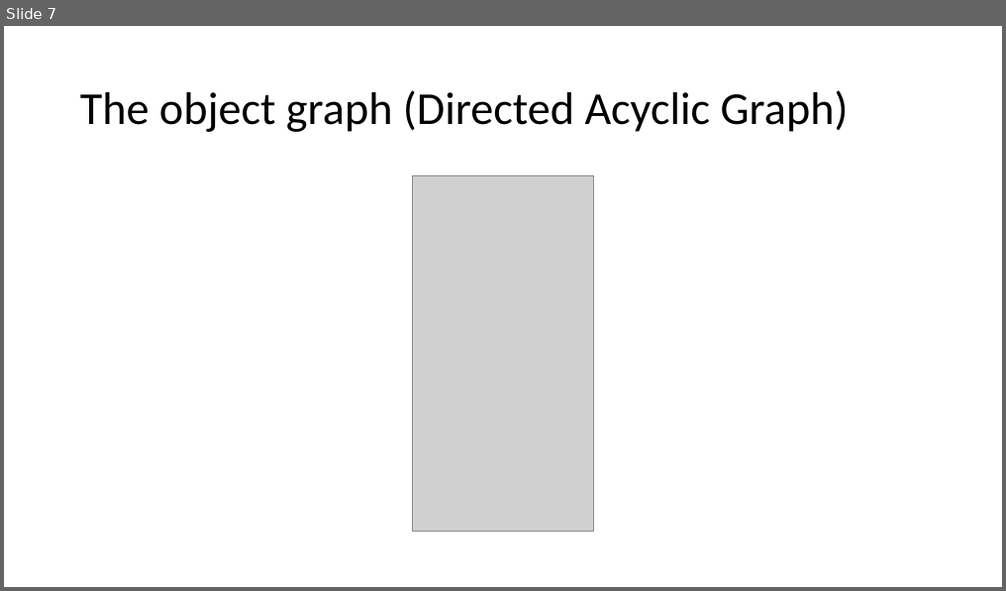
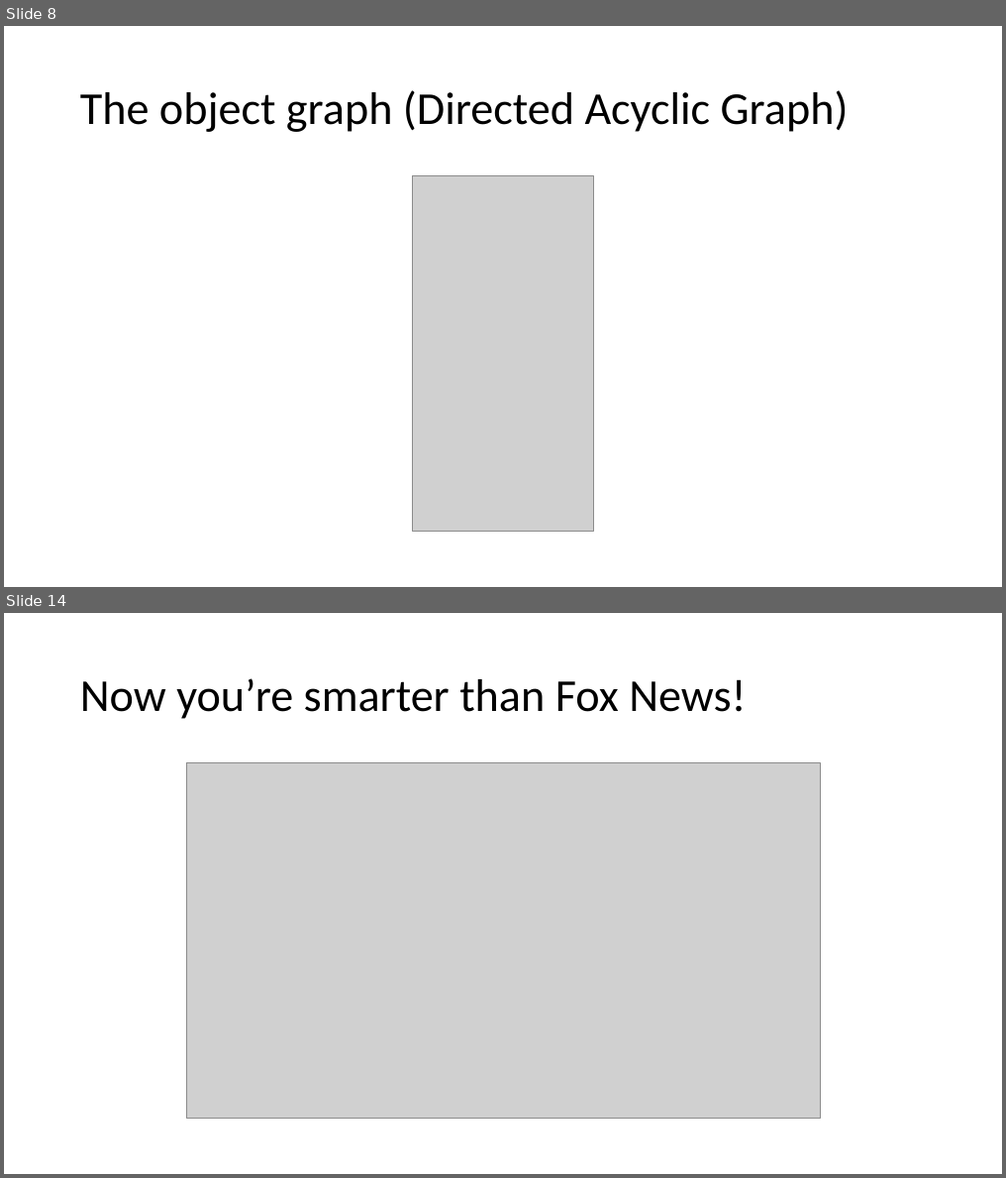
Before and after one commit to yixinsun1216/epic_orientation, a slide deck: Git/git_session.pptx. Shown one above the other, each under a label of ours: slide 7 before the commit, slides 8 and 14 after it; the slides between them are not shown. The pictures are 1006x591 and 1006x1178 pixels, drawn with LibreOffice and Linux fonts; fonts in the diff are those of the drawing; grey boxes stand for pictures. Boxes give left, top, right and bottom in pixels: in the first picture for what was removed or moved away, otherwise in the second. Text is boxed around its words. In the diff, an @@ line names an element or a change of style, - is before the commit and + after.

```diff
--- a/Git/git_session.pptx
+++ b/Git/git_session.pptx
@@ slide 14 added at box(4, 613, 1002, 1174), background #FFFFFF @@
@@ title added at box(80, 678, 746, 719), 44 pt, text #000000 @@
+Now you’re smarter than Fox News!
@@ picture added at box(186, 762, 820, 1119) @@
@@ what was slide 7 is now slide 8 @@
```
Also in this commit, not shown: 5 slides changed, 6 other slides added, 2 slides removed.
